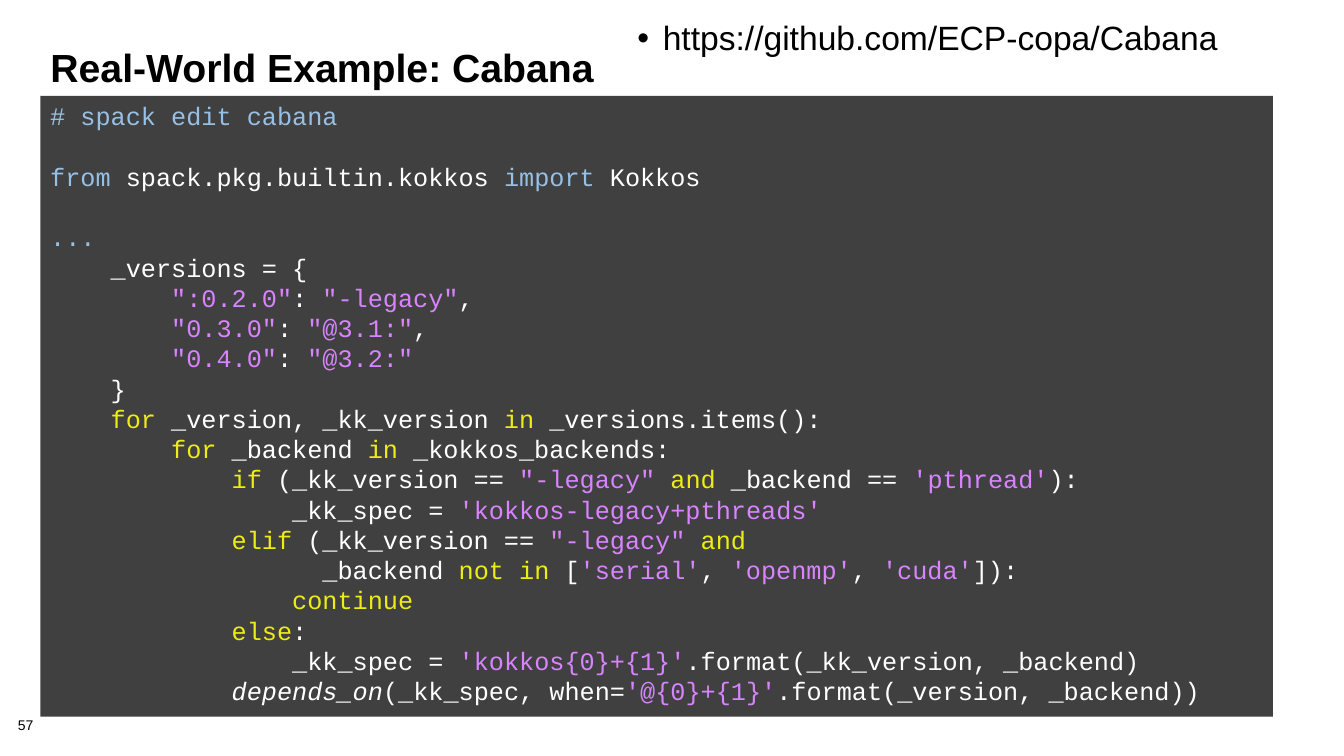
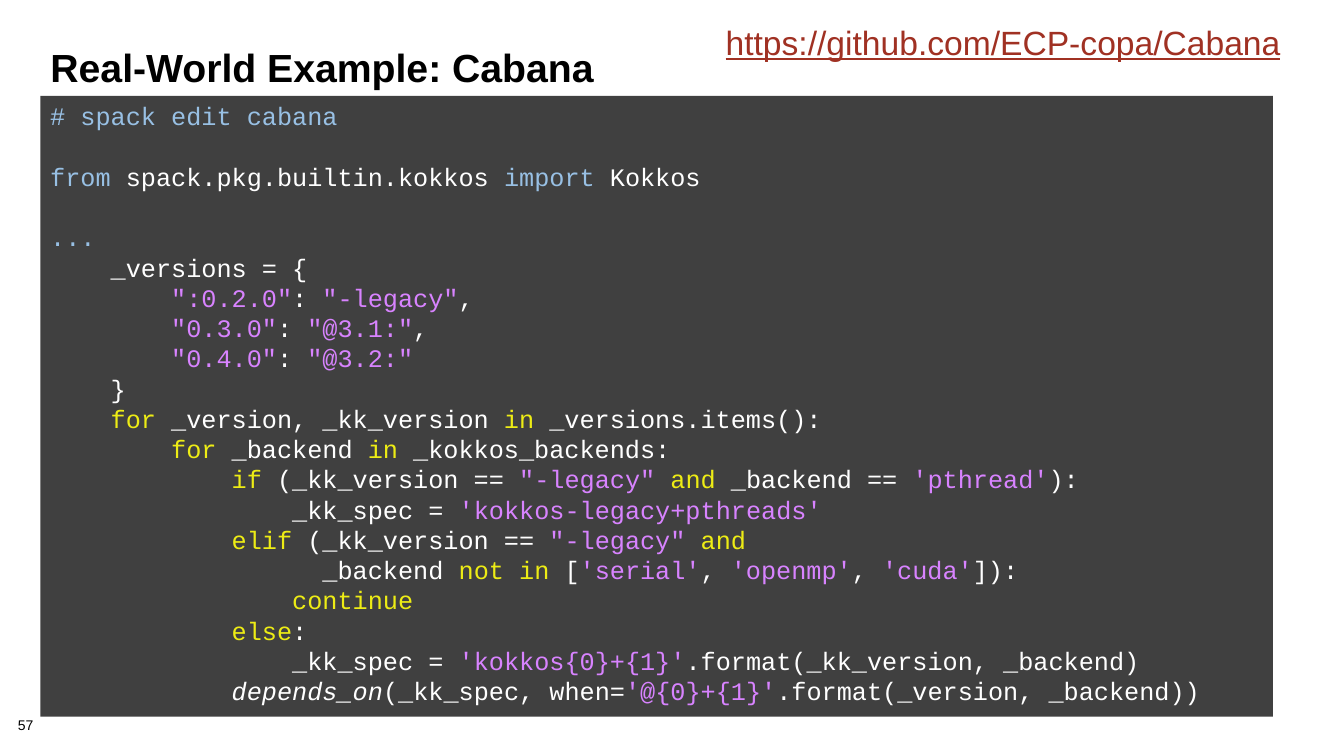
Before and after one commit to bssw-tutorial/presentations, a slide deck: slide 57 of packaging-short.pptx. Drawn at 1344x756 pixels with LibreOffice and Linux fonts; fonts in the diff are those of the drawing; background and template pictures are left out. Boxes give left, top, right and bottom in pixels: in the first picture for what was removed or moved away, otherwise in the second. Text is boxed around its words. In the diff, an @@ line names an element or a change of style, - is before the commit and + after.

```diff
--- a/packaging-short.pptx
+++ b/packaging-short.pptx
@@ text "https://github.com/ECP-copa/Cabana": place and size @@
-text "https://github.com/ECP-copa/Cabana" at box(663, 25, 1218, 57)
+text "https://github.com/ECP-copa/Cabana" at box(726, 30, 1281, 62)
@@ text "https://github.com/ECP-copa/Cabana" at box(726, 30, 1281, 62): text colour #000000 to #A03123, underline on; bullet • to none @@
```
Also in this commit, not shown: 17 other slides changed, 3 other files.
